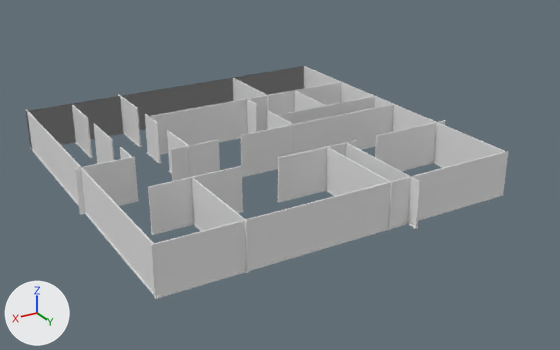
What one commit did to the glTF model wall2.glb.
Rendered twice from a 50 mm camera at (4.85, 8.88, 4.26) aimed at (-0.12, 0.61, 0.13). Every picture has the same lights, and +X, +Y and +Z are marked at lower left. Materials are left out; every surface is plain grey. Where no turn or scale is listed for an object, it has been applied to the vertices.
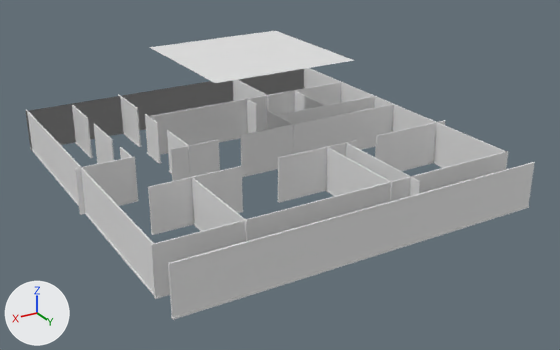
Pixel boxes [x1, y1, x2, y2] of what changed, in the pictures (560 x 350 px):
'Cube.027', added: after [168, 162, 535, 320]
'Plane', added: after [150, 31, 354, 83]

What changed in the scene script:
```text
Add me_cube_027:
    me_cube_027.from_pydata(...)  # 20 vertices, 36 faces; spans x -4.64..0.25, y -0.02..0.02, z -0.31..0.31
Add me_plane_002:
    me_plane_002.from_pydata(...)  # 34 vertices, 32 faces; spans x -1.0..1.0, y -1.0..1.0, z 0.0
Add ob_cube_027:
    ob_cube_027 = bpy.data.objects.new('Cube.027', me_cube_027)
    ob_cube_027.location = (2.202, 2.854, 0.309)
Add ob_plane:
    ob_plane = bpy.data.objects.new('Plane', me_plane_002)
    ob_plane.location = (0.0, 0.0, 1.681)
```
